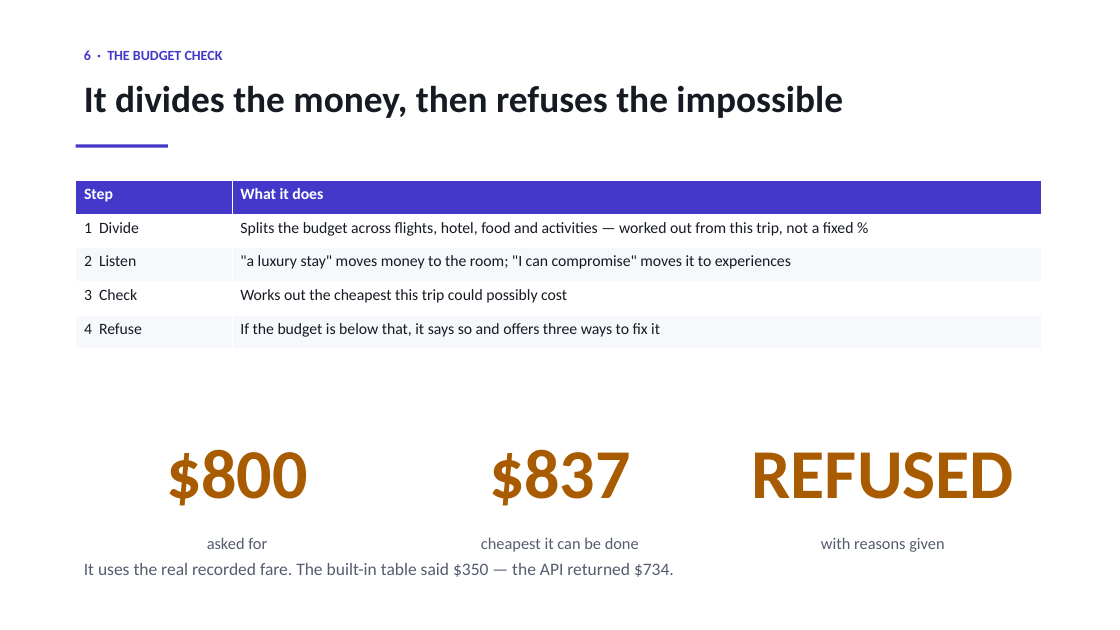
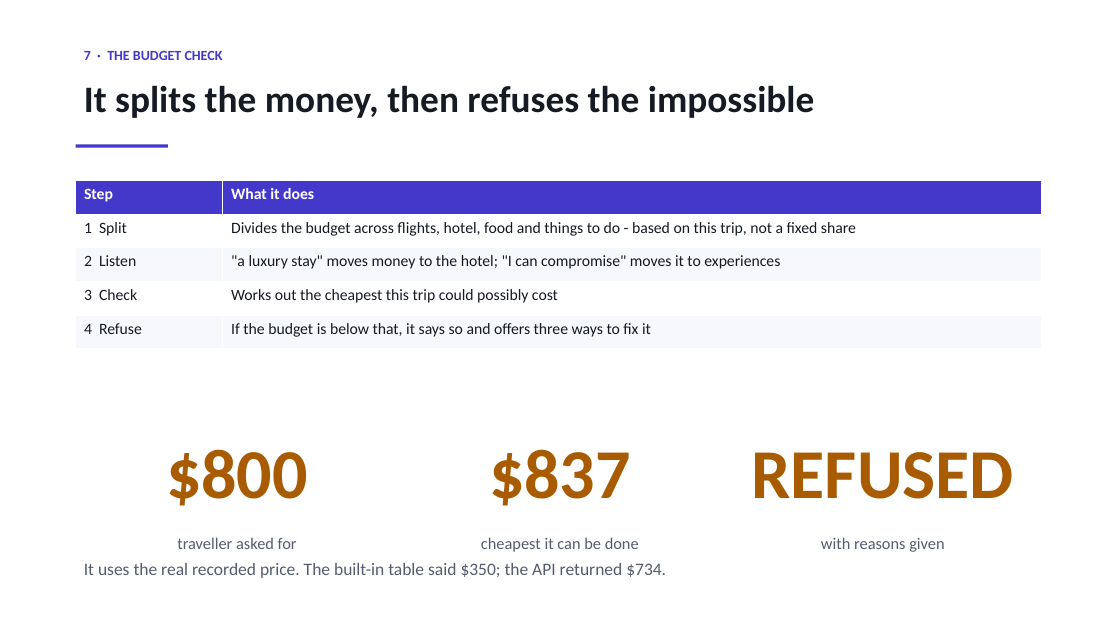
Before and after one commit to sherali143/Trip-Planner, a slide deck: slide 8 of submission/CMP7200_Viva_Presentation.pptx (slide 7 before the commit). Drawn at 1120x630 pixels with LibreOffice and Linux fonts; fonts in the diff are those of the drawing. Boxes give left, top, right and bottom in pixels: in the first picture for what was removed or moved away, otherwise in the second. Text is boxed around its words. In the diff, an @@ line names an element or a change of style, - is before the commit and + after.

```diff
--- a/submission/CMP7200_Viva_Presentation.pptx
+++ b/submission/CMP7200_Viva_Presentation.pptx
@@ text at box(84, 51, 223, 60): text changed @@
-6 · THE BUDGET CHECK
+7 · THE BUDGET CHECK
@@ text at box(84, 85, 814, 118): text changed @@
-It divides the money, then refuses the impossible
+It splits the money, then refuses the impossible
@@ table at box(76, 181, 1042, 349) @@
-row 2, column 1: 1 Divide
+row 2, column 1: 1 Split
-row 2, column 2: Splits the budget across flights, hotel, food and activities — worked out from this trip, not a fixed %
+row 2, column 2: Divides the budget across flights, hotel, food and things to do - based on this trip, not a fixed share
@@ row 3, column 2: ""a luxury stay" moves money to the room; "I can compromise" moves it to experiences" to ""a luxury stay" moves money to the hotel; "I can compromise" moves it to experiences" @@
@@ text at box(177, 537, 297, 549): text changed @@
-asked for
+traveller asked for
@@ text at box(84, 563, 666, 578): text changed @@
-It uses the real recorded fare. The built-in table said $350 — the API returned $734.
+It uses the real recorded price. The built-in table said $350; the API returned $734.
```
Also in this commit, not shown: 6 other slides changed, 3 slides added, 3 slides removed, 3 other files.
